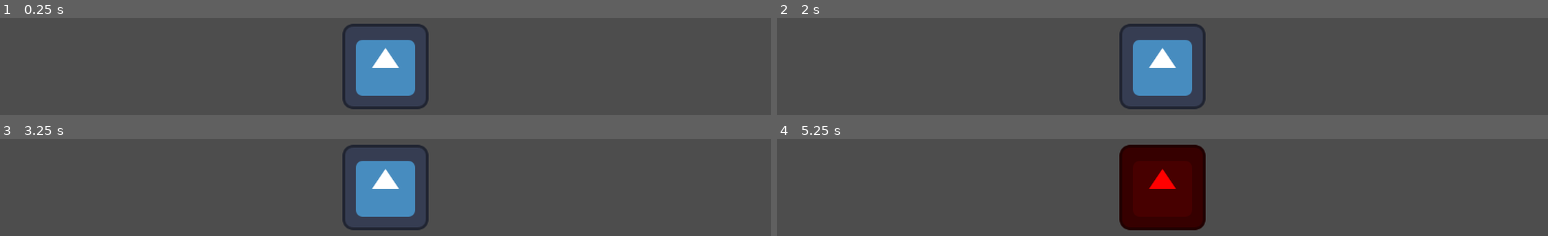
Above: before the commit, frames 1-4 (two rows, left to right).
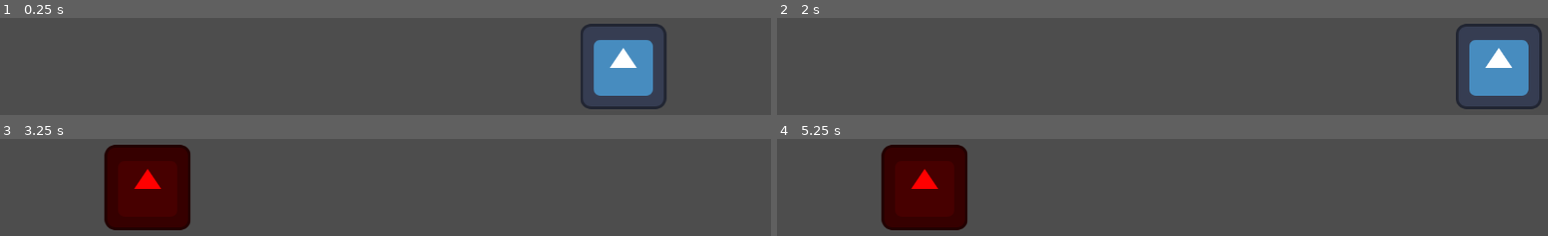
Above: after the commit, the same moments.

Repository: bushnghiem/wave
Game: Godot game, scene res://main.tscn
Same seed, same stepped clock (60 frames per second), same inputs: the game is played once before the commit and once after it. The project has no main scene, so this scene is started directly. The engine's default icon, where the game draws it, is replaced by a stand-in: a white triangle on a blue panel in a dark square.
Inputs:
- Up to frame 1 (0.25 s): no input
- Up to frame 2 (2 s): hold D (right) 0.53-1.28 s; hold A (left) from 1.28 s (still down)
- Up to frame 3 (3.25 s): release A (left) at 2.03 s; hold D (right) from 2.03 s (still down)
- Up to frame 4 (5.25 s): release D (right) at 3.53 s; hold A (left) from 3.53 s (still down)

The runs differ from the first frame. In frame 1, 11% of the frame differs, in the area x 44-87%, y 5-95%; in frame 2, 11%; in frame 3, 15%; in frame 4, 19%, in the area x 13-56%, y 5-95%.

Commit message:
Fixed when to increment current_note_index and integrated particle movement

Diff:
--- a/main.tscn
+++ b/main.tscn
@@ -16,3 +16,5 @@
 [connection signal="good" from="Rhythm" to="Particle" method="good"]
 [connection signal="mistake" from="Rhythm" to="Particle" method="mistake"]
 [connection signal="perfect" from="Rhythm" to="Particle" method="perfect"]
+[connection signal="swap_to_fast" from="Rhythm" to="Particle" method="short_swap"]
+[connection signal="swap_to_norm" from="Rhythm" to="Particle" method="normal_swap"]
--- a/particle.gd
+++ b/particle.gd
@@ -2,7 +2,7 @@
 var time_counter = 0
 var lerp_counter = 0
 var lerp_speed_multi = 5
-var type = 5
+var type = 0
 
 func _process(delta: float) -> void:
 	time_counter += delta
--- a/rhythm.gd
+++ b/rhythm.gd
@@ -5,6 +5,8 @@
 signal mistake
 signal left
 signal right
+signal swap_to_fast
+signal swap_to_norm
 
 var timeline = []
 var press_tracker = []
@@ -39,7 +41,7 @@
 
 func _ready() -> void:
 	add_notes(10, 0)
-	add_notes(5, 1)
+	add_notes(6, 1)
 	add_notes(5, 0)
 	add_end()
 
@@ -108,21 +110,22 @@
 		for n in new_notes:
 			get_tree().create_timer(song_length + note_length).timeout.connect(func():
 				note_holder1 = timeline[current_note_index]
-				current_note_index += 1
-				note_holder2 = timeline[current_note_index]
+				note_holder2 = timeline[current_note_index + 1]
 				note_press_time += note_length
 				print(note_press_time)
 				$AudioStreamPlayer.play()
 				press_left = !press_left
 				if (note_holder1 == "normal" and note_holder2 == "short"):
 					$AudioStreamPlayer2.play()
+					swap_to_fast.emit()
 				);
 			get_tree().create_timer(song_length + note_length + press_window).timeout.connect(func():
-				note_holder = press_tracker[current_note_index - 1]
+				note_holder = press_tracker[current_note_index]
 				if (note_holder == "blank"):
-					press_tracker[current_note_index - 1] = "bad"
+					press_tracker[current_note_index ] = "bad"
 					mistake.emit()
 					misses += 1
+				current_note_index += 1
 				);
 			song_length += note_length
 			timeline.append("normal")
@@ -131,21 +134,22 @@
 		for n in new_notes:
 			get_tree().create_timer(song_length + short_note_length).timeout.connect(func():
 				note_holder1 = timeline[current_note_index]
-				current_note_index += 1
-				note_holder2 = timeline[current_note_index]
+				note_holder2 = timeline[current_note_index+1]
 				note_press_time += short_note_length
 				print(note_press_time)
 				$AudioStreamPlayer.play()
 				press_left = !press_left
 				if (note_holder1 == "short" and note_holder2 == "normal"):
 					$AudioStreamPlayer2.play()
+					swap_to_norm.emit()
 				);
-			get_tree().create_timer(song_length + note_length + press_window).timeout.connect(func():
-				note_holder = press_tracker[current_note_index - 1]
+			get_tree().create_timer(song_length + short_note_length + press_window).timeout.connect(func():
+				note_holder = press_tracker[current_note_index]
 				if (note_holder == "blank"):
-					press_tracker[current_note_index - 1] = "bad"
+					press_tracker[current_note_index] = "bad"
 					mistake.emit()
 					misses += 1
+				current_note_index += 1
 				);
 			song_length += short_note_length
 			timeline.append("short")
